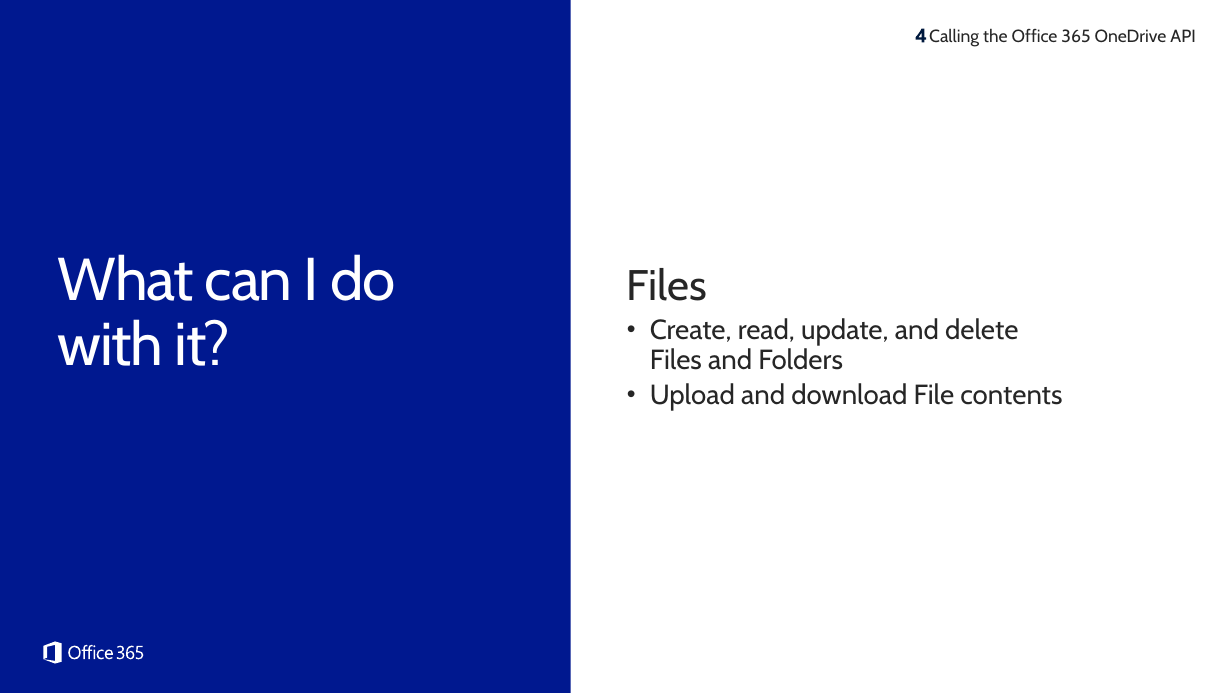
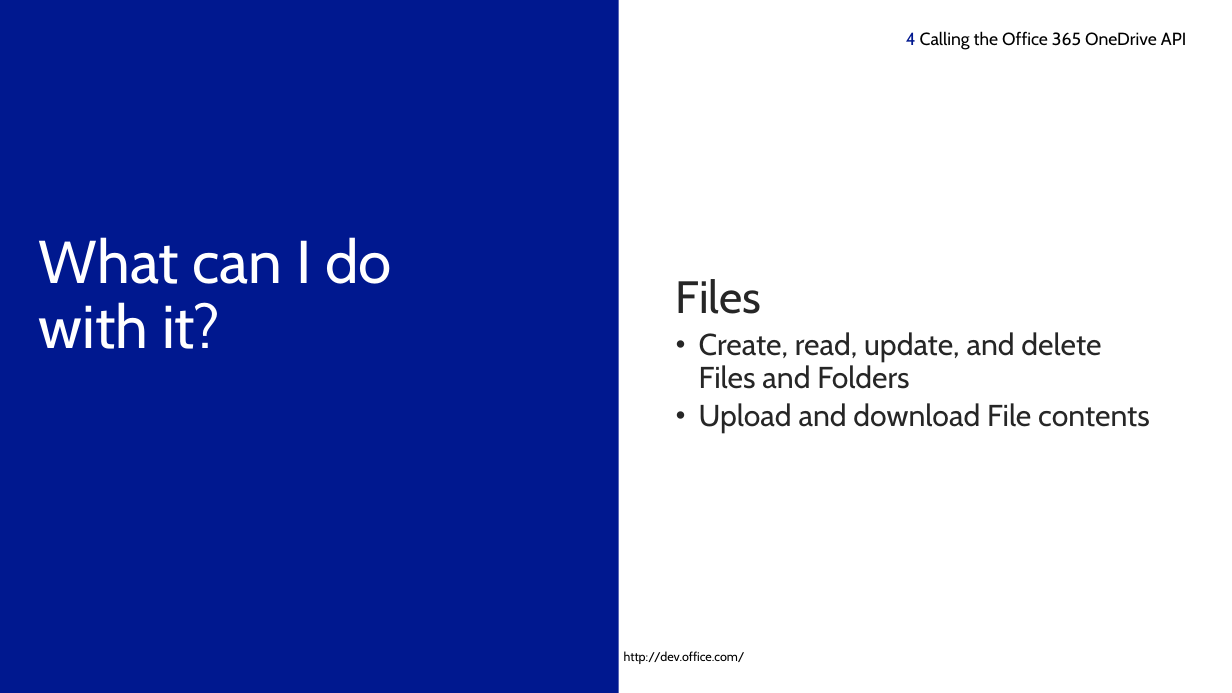
Before and after one commit to OfficeDev/TrainingContent, a slide deck: slide 28 of O3654/O3654-4 Native Android Development with Office 365 APIs/O3654-4 Deep dive into native Android Development with Office 365 APIs.pptx. Drawn at 1232x693 pixels with LibreOffice and Linux fonts; fonts in the diff are those of the drawing; background and template pictures are left out. Boxes give left, top, right and bottom in pixels: in the first picture for what was removed or moved away, otherwise in the second. Text is boxed around its words. In the diff, an @@ line names an element or a change of style, - is before the commit and + after.

Commit message:
Updated slide decks to new theme

```diff
--- a/O3654/O3654-4 Native Android Development with Office 365 APIs/O3654-4 Deep dive into native Android Development with Office 365 APIs.pptx
+++ b/O3654/O3654-4 Native Android Development with Office 365 APIs/O3654-4 Deep dive into native Android Development with Office 365 APIs.pptx
@@ rectangle removed at bbox=[0, 0, 571, 693] @@
@@ rectangle added at bbox=[0, 0, 619, 693], fill #00188F @@
@@ text "4 Calling the Office 365 ..." at bbox=[906, 31, 1186, 50]: vertical alignment top to middle @@
@@ freeform shape removed at bbox=[916, 29, 927, 43] @@
@@ text at bbox=[906, 31, 1186, 50]: text changed; text colour #262626 to #000000 @@
-Calling the Office 365 OneDrive API
+4 Calling the Office 365 OneDrive API
@@ text "What can I do with ...": place and size @@
-text "What can I do with ..." at bbox=[58, 254, 395, 366]
+text "What can I do with ..." at bbox=[39, 237, 392, 349]
@@ text "What can I do with ..." at bbox=[39, 237, 392, 349]: letter spacing -1 to 0 pt; more space between paragraphs @@
@@ text "Files": place and size @@
-text "Files" at bbox=[627, 268, 1062, 411]
+text "Files" at bbox=[676, 279, 1150, 434]
@@ text "Files" at bbox=[676, 279, 1150, 434]: size 34 to 36 pt in "Files"; size 22 to 24 pt; less space between paragraphs; list level 2 to 1 in "Create, read, update, and delete ..."; list level 2 to 1 in "Upload and download File contents" @@
@@ freeform shape removed at bbox=[43, 641, 143, 663] @@
@@ text added at bbox=[624, 651, 745, 664], 10 pt, text #000000 @@
+http://dev.office.com/
```
Also in this commit, not shown: 35 other slides changed, 3 slides added, 3 slides removed, 5 other files.
